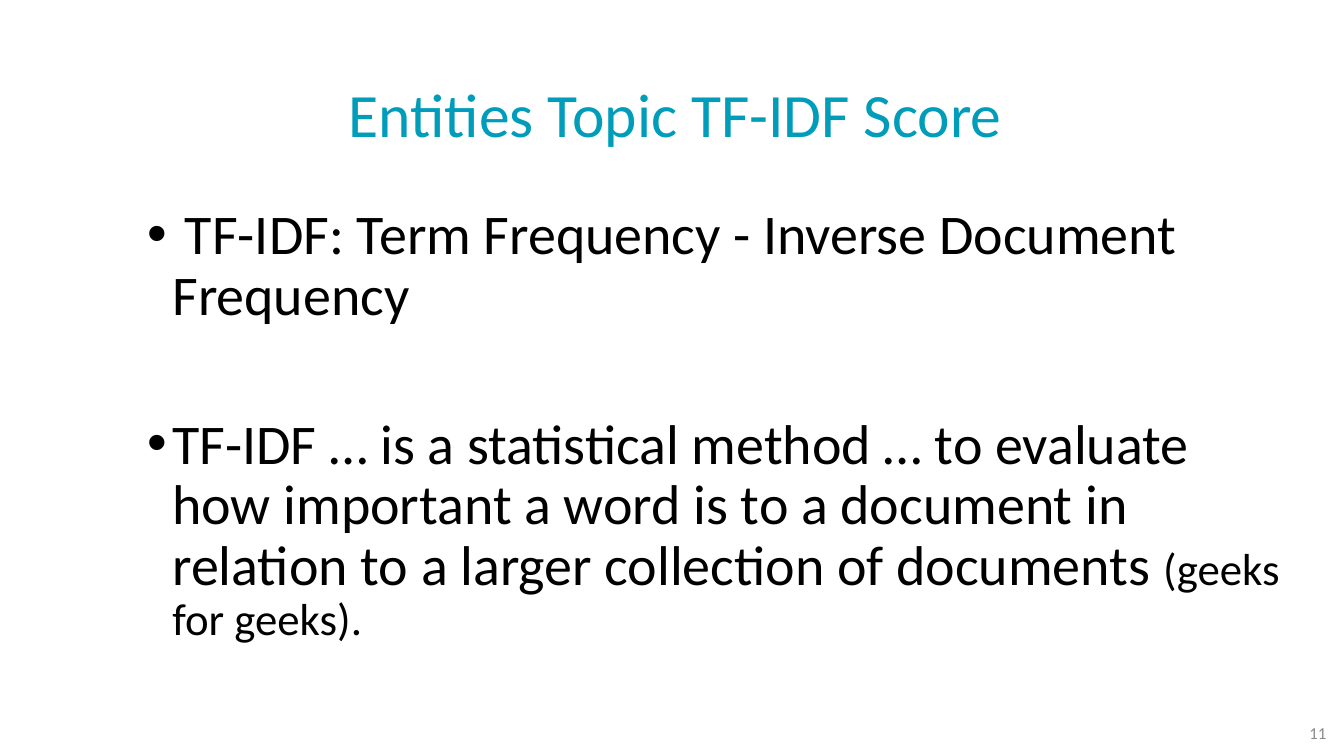
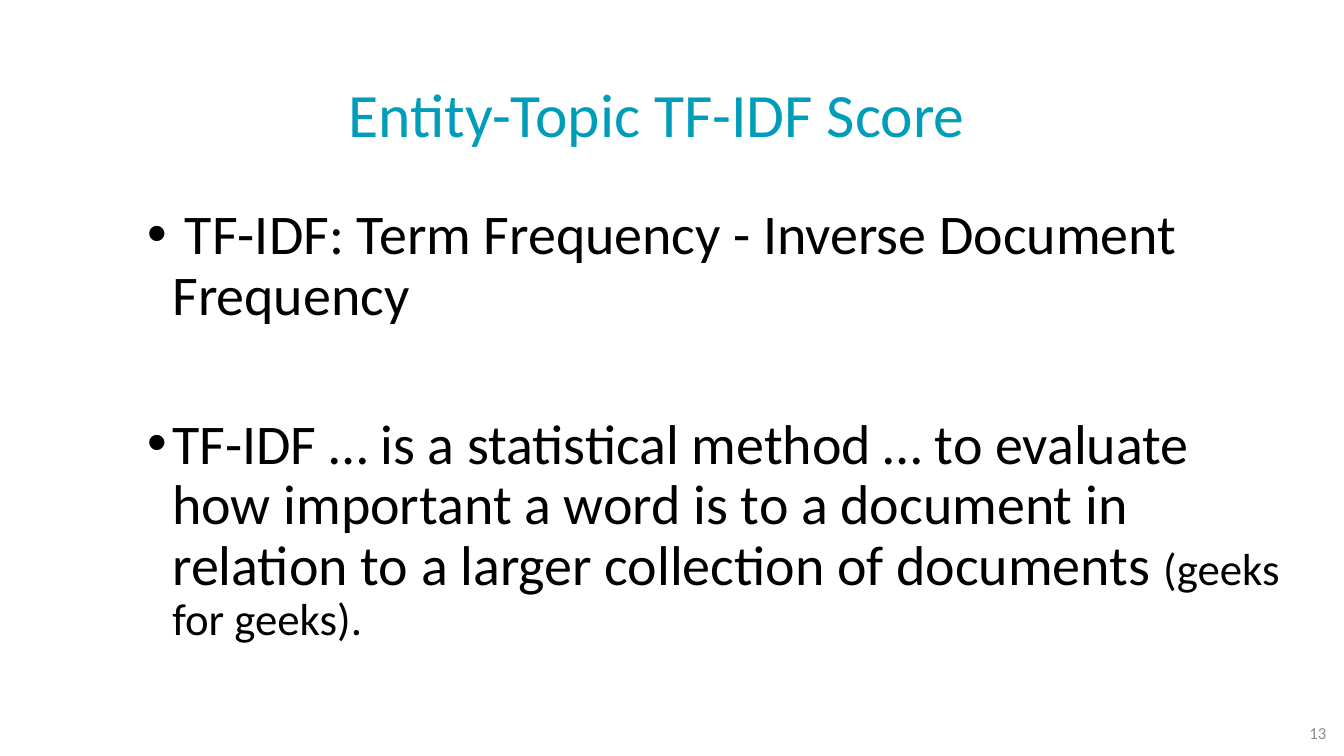
Before and after one commit to NoaTal1996/Backbone-Graph, a slide deck: slide 13 of docs/cbg_saback.pptx (slide 11 before the commit). Drawn at 1344x756 pixels with LibreOffice and Linux fonts; fonts in the diff are those of the drawing; background and template pictures are left out. Boxes give left, top, right and bottom in pixels: in the first picture for what was removed or moved away, otherwise in the second. Text is boxed around its words. In the diff, an @@ line names an element or a change of style, - is before the commit and + after.

```diff
--- a/docs/cbg_saback.pptx
+++ b/docs/cbg_saback.pptx
@@ title at bbox=[349, 94, 965, 147]: text changed @@
-Entities Topic TF-IDF Score
+Entity-Topic TF-IDF Score
@@ page number at bbox=[1309, 728, 1326, 739]: text changed @@
-11
+13
```
Also in this commit, not shown: 5 other slides changed, 12 slides added, 8 slides removed.
